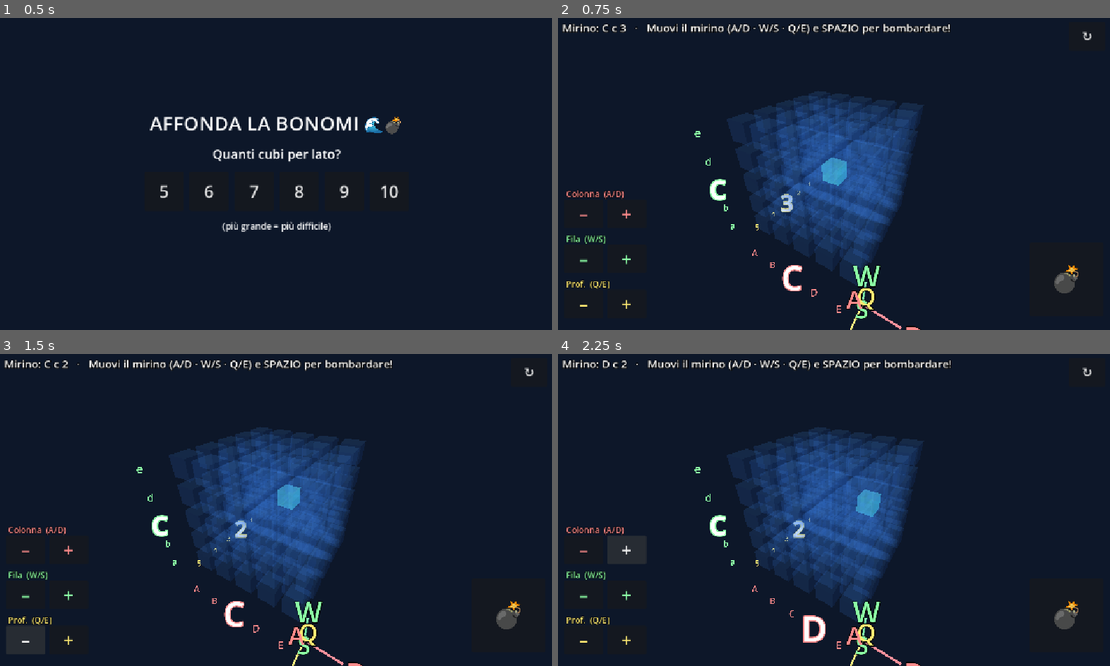
Above: before the commit, frames 1-4 (two rows, left to right).
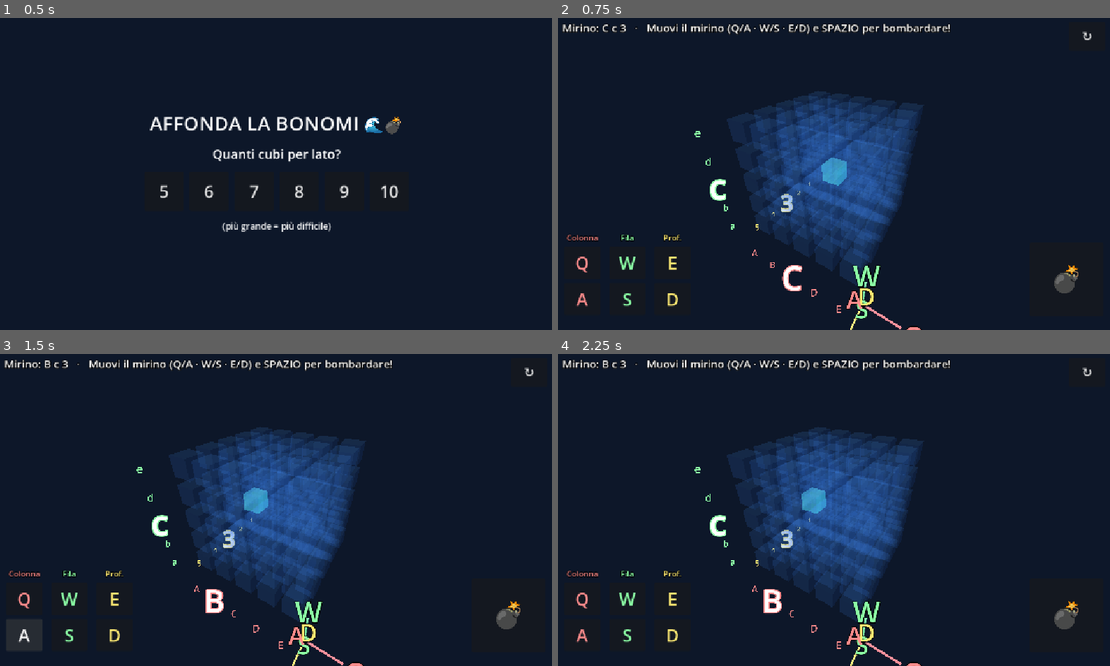
Above: after the commit, the same moments.

Repository: nicolaregge-pulse/corso-godot
Game: Godot game, scene res://main.tscn
The game is run twice, just before and just after one commit, with the same random seed, the same clock (stepped at 60 frames per second) and the same inputs.
Inputs (mouse positions are in pixels of both pictures, inside the frame that each line leads up to):
- Up to frame 1 (0.5 s): no input
- Up to frame 2 (0.75 s): click "5" at 0.5 s
- Up to frame 3 (1.5 s): click (22, 634) at 1.25 s, where only the run after the commit has a clickable "A"
- Up to frame 4 (2.25 s): click (624, 550) at 2 s, where only the run before the commit has a clickable "+"

Frame 1 is identical in both runs. In frame 2, 1.1% of the frame differs, in the area x 1-66%, y 2-100%; in frame 3, 2.4%; in frame 4, 3.7%, in the area x 1-72%, y 1-100%.

Commit message:
Battaglia 3D: tasti touch verticali (colonne QWERTY) + Serena a schermo intero
- I comandi a tocco ora sono 3 colonnine verticali (su sopra / giu sotto),
  come le colonne della tastiera: Q/A colonna, W/S fila, E/D profondita.
- Rimappati anche i tasti fisici e la rotazione con Shift sulle stesse
  colonne QWERTY.
- La foto di Serena nell'esplosione riempie tutto lo schermo mantenendo
  le proporzioni (faccia intera, non deformata, non tagliata).

Diff:
--- a/battaglia-navale-3d/main.gd
+++ b/battaglia-navale-3d/main.gd
@@ -9,12 +9,12 @@
 #
 #  All'avvio scegli quanti cubi per lato (da 5 a 10).
 #
-#  COMANDI (6 lettere per il mirino):
-#    - A / D = Colonna (−/+)   · lettere ROSSE
-#    - W / S = Fila (+/−)       · lettere VERDI
-#    - Q / E = Profondità (−/+) · lettere GIALLE
-#    - SHIFT + quelle lettere   = gira il cubo (invece del mirino)
-#    - MOUSE/DITO trascinato    = gira il cubo
+#  COMANDI (3 colonne di tastiera QWERTY, su sopra / giù sotto):
+#    - Q / A = Colonna (+/−)    · lettere ROSSE
+#    - W / S = Fila (+/−)        · lettere VERDI
+#    - E / D = Profondità (+/−)  · lettere GIALLE
+#    - SHIFT + quelle lettere    = gira il cubo (invece del mirino)
+#    - MOUSE/DITO trascinato     = gira il cubo
 #    - SPAZIO = lancia la bomba · INVIO = rigioca
 #
 #  SUL TELEFONO: le tre coppie +/- colorate (in basso a sinistra) muovono
@@ -236,9 +236,9 @@
 	var half := (LATO - 1) / 2.0 * SPAZIO
 	var org := Vector3(half + 0.9, -half - 0.9, half + 0.9)
 	var lung := 1.7
-	_freccia_asse(org, Vector3(lung, 0, 0), COL_ASSE_X, "D", "A")   # colonna
-	_freccia_asse(org, Vector3(0, lung, 0), COL_ASSE_Y, "W", "S")   # fila
-	_freccia_asse(org, Vector3(0, 0, lung), COL_ASSE_Z, "E", "Q")   # profondità
+	_freccia_asse(org, Vector3(lung, 0, 0), COL_ASSE_X, "Q", "A")   # colonna: Q(+) A(−)
+	_freccia_asse(org, Vector3(0, lung, 0), COL_ASSE_Y, "W", "S")   # fila:    W(+) S(−)
+	_freccia_asse(org, Vector3(0, 0, lung), COL_ASSE_Z, "E", "D")   # prof:    E(+) D(−)
 
 
 func _freccia_asse(org: Vector3, dir: Vector3, colore: Color, tasto_piu: String, tasto_meno: String) -> void:
@@ -272,27 +272,32 @@
 func _crea_comandi_touch() -> void:
 	_touch_layer = CanvasLayer.new()
 	add_child(_touch_layer)
-	var bw := Vector2(80, 58)
-	var passo := 92.0
-	_gruppo_asse("Colonna  (A/D)", COL_ASSE_X, Vector3i(1, 0, 0), Vector2(24, 24 + 2 * passo), bw)
-	_gruppo_asse("Fila  (W/S)", COL_ASSE_Y, Vector3i(0, 1, 0), Vector2(24, 24 + passo), bw)
-	_gruppo_asse("Prof.  (Q/E)", COL_ASSE_Z, Vector3i(0, 0, 1), Vector2(24, 24), bw)
+	var bw := Vector2(74, 66)      # dimensione di ogni bottone
+	var gap := 8.0                 # spazio tra su e giù
+	var col_w := bw.x + 18.0       # distanza tra una colonna e l'altra
+	# tre colonne verticali affiancate, in basso a sinistra (come la tastiera)
+	_gruppo_asse("Colonna", COL_ASSE_X, "Q", "A", Vector3i(1, 0, 0), Vector2(24 + 0 * col_w, 30), bw, gap)
+	_gruppo_asse("Fila",    COL_ASSE_Y, "W", "S", Vector3i(0, 1, 0), Vector2(24 + 1 * col_w, 30), bw, gap)
+	_gruppo_asse("Prof.",   COL_ASSE_Z, "E", "D", Vector3i(0, 0, 1), Vector2(24 + 2 * col_w, 30), bw, gap)
 	var bomba := _btn("💣", Vector2(150, 150), "br", Vector2(28, 28), _spara_touch)
 	bomba.add_theme_font_size_override("font_size", 66)
 	_btn("↻", Vector2(74, 58), "tr", Vector2(24, 20), _nuova_partita)
 
 
-func _gruppo_asse(nome: String, colore: Color, piu: Vector3i, base: Vector2, bw: Vector2) -> void:
+func _gruppo_asse(nome: String, colore: Color, lett_su: String, lett_giu: String, piu: Vector3i, base: Vector2, bw: Vector2, gap: float) -> void:
+	# bottone GIÙ (in basso) e bottone SU (sopra), impilati come sulla tastiera
+	_bottone_mov(lett_giu, bw, base, colore, -piu)
+	_bottone_mov(lett_su, bw, base + Vector2(0, bw.y + gap), colore, piu)
+	# nome dell'asse, colorato, sopra la colonna
 	var lab := Label.new()
 	lab.text = nome
-	lab.add_theme_font_size_override("font_size", 17)
+	lab.add_theme_font_size_override("font_size", 16)
 	lab.add_theme_color_override("font_color", colore)
 	lab.add_theme_color_override("font_outline_color", Color.BLACK)
 	lab.add_theme_constant_override("outline_size", 5)
+	lab.horizontal_alignment = HORIZONTAL_ALIGNMENT_CENTER
 	_touch_layer.add_child(lab)
-	_ancora(lab, "bl", base + Vector2(4, bw.y + 2), Vector2(210, 22))
-	_bottone_mov("–", bw, base, colore, -piu)
-	_bottone_mov("+", bw, base + Vector2(bw.x + 8, 0), colore, piu)
+	_ancora(lab, "bl", base + Vector2(0, 2 * bw.y + 2 * gap), Vector2(bw.x, 22))
 
 
 func _bottone_mov(txt: String, dim: Vector2, margine: Vector2, colore: Color, passo: Vector3i) -> void:
@@ -353,25 +358,35 @@
 	_overlay = CanvasLayer.new()
 	_overlay.layer = 10
 	add_child(_overlay)
-	_serena_root = CenterContainer.new()
+	# Control a tutto schermo: su questo facciamo lampeggiare tutto insieme
+	_serena_root = Control.new()
 	_serena_root.set_anchors_preset(Control.PRESET_FULL_RECT)
 	_serena_root.mouse_filter = Control.MOUSE_FILTER_IGNORE
 	_overlay.add_child(_serena_root)
-	var vbox := VBoxContainer.new()
-	vbox.alignment = BoxContainer.ALIGNMENT_CENTER
-	_serena_root.add_child(vbox)
+	# sfondo scuro semitrasparente, così la faccia risalta
+	var sfondo := ColorRect.new()
+	sfondo.color = Color(0, 0, 0, 0.72)
+	sfondo.set_anchors_preset(Control.PRESET_FULL_RECT)
+	sfondo.mouse_filter = Control.MOUSE_FILTER_IGNORE
+	_serena_root.add_child(sfondo)
+	# la foto: riempie TUTTO lo schermo mantenendo le proporzioni (faccia intera, non deformata)
+	if ResourceLoader.exists("res://serena.jpg"):
+		var rect := TextureRect.new()
+		rect.texture = load("res://serena.jpg")
+		rect.set_anchors_preset(Control.PRESET_FULL_RECT)
+		rect.offset_top = 70          # lascia spazio in alto per fuoco/teschio
+		rect.expand_mode = TextureRect.EXPAND_IGNORE_SIZE
+		rect.stretch_mode = TextureRect.STRETCH_KEEP_ASPECT_CENTERED
+		rect.mouse_filter = Control.MOUSE_FILTER_IGNORE
+		_serena_root.add_child(rect)
+	# fuoco/teschio in alto, centrato
 	var emoji := Label.new()
 	emoji.text = "🔥 💀 🔥"
-	emoji.add_theme_font_size_override("font_size", 100)
+	emoji.add_theme_font_size_override("font_size", 90)
 	emoji.horizontal_alignment = HORIZONTAL_ALIGNMENT_CENTER
-	vbox.add_child(emoji)
-	if ResourceLoader.exists("res://serena.jpg"):
-		var tex: Texture2D = load("res://serena.jpg")
-		var rect := TextureRect.new()
-		rect.texture = tex
-		rect.custom_minimum_size = Vector2(340, 340)
-		rect.stretch_mode = TextureRect.STRETCH_KEEP_ASPECT_CENTERED
-		vbox.add_child(rect)
+	emoji.set_anchors_preset(Control.PRESET_TOP_WIDE)
+	emoji.mouse_filter = Control.MOUSE_FILTER_IGNORE
+	_serena_root.add_child(emoji)
 	_overlay.visible = false
 
 
@@ -415,7 +430,7 @@
 	_sottomarino.visible = false
 	add_child(_sottomarino)
 
-	_messaggio = "Muovi il mirino (A/D · W/S · Q/E) e SPAZIO per bombardare!"
+	_messaggio = "Muovi il mirino (Q/A · W/S · E/D) e SPAZIO per bombardare!"
 	_aggiorna_testo()
 
 
@@ -458,17 +473,17 @@
 	if not _pronto or not Input.is_key_pressed(KEY_SHIFT):
 		return
 	var v := 1.3 * delta
+	if Input.is_key_pressed(KEY_Q):
+		_perno_camera.rotation.y += v
 	if Input.is_key_pressed(KEY_A):
-		_perno_camera.rotation.y += v
-	if Input.is_key_pressed(KEY_D):
 		_perno_camera.rotation.y -= v
 	if Input.is_key_pressed(KEY_W):
 		_perno_camera.rotation.x = clamp(_perno_camera.rotation.x + v, -1.4, 1.4)
 	if Input.is_key_pressed(KEY_S):
 		_perno_camera.rotation.x = clamp(_perno_camera.rotation.x - v, -1.4, 1.4)
-	if Input.is_key_pressed(KEY_Q):
+	if Input.is_key_pressed(KEY_E):
 		_perno_camera.rotation.z += v
-	if Input.is_key_pressed(KEY_E):
+	if Input.is_key_pressed(KEY_D):
 		_perno_camera.rotation.z -= v
 
 
@@ -485,15 +500,15 @@
 
 	if event is InputEventKey and event.pressed and not event.echo:
 		# con SHIFT le lettere girano il cubo (in _process): niente mirino
-		if event.shift_pressed and event.keycode in [KEY_A, KEY_D, KEY_W, KEY_S, KEY_Q, KEY_E]:
+		if event.shift_pressed and event.keycode in [KEY_Q, KEY_A, KEY_W, KEY_S, KEY_E, KEY_D]:
 			return
 		match event.keycode:
+			KEY_Q: _muovi_cursore(Vector3i(1, 0, 0))    # colonna +
 			KEY_A: _muovi_cursore(Vector3i(-1, 0, 0))   # colonna −
-			KEY_D: _muovi_cursore(Vector3i(1, 0, 0))    # colonna +
 			KEY_W: _muovi_cursore(Vector3i(0, 1, 0))    # fila +
 			KEY_S: _muovi_cursore(Vector3i(0, -1, 0))   # fila −
-			KEY_Q: _muovi_cursore(Vector3i(0, 0, -1))   # profondità −
 			KEY_E: _muovi_cursore(Vector3i(0, 0, 1))    # profondità +
+			KEY_D: _muovi_cursore(Vector3i(0, 0, -1))   # profondità −
 			KEY_SPACE:
 				if not _vinto:
 					_lancia_bomba(_cursore)
Not shown, changed: battaglia-navale-3d/README.md
